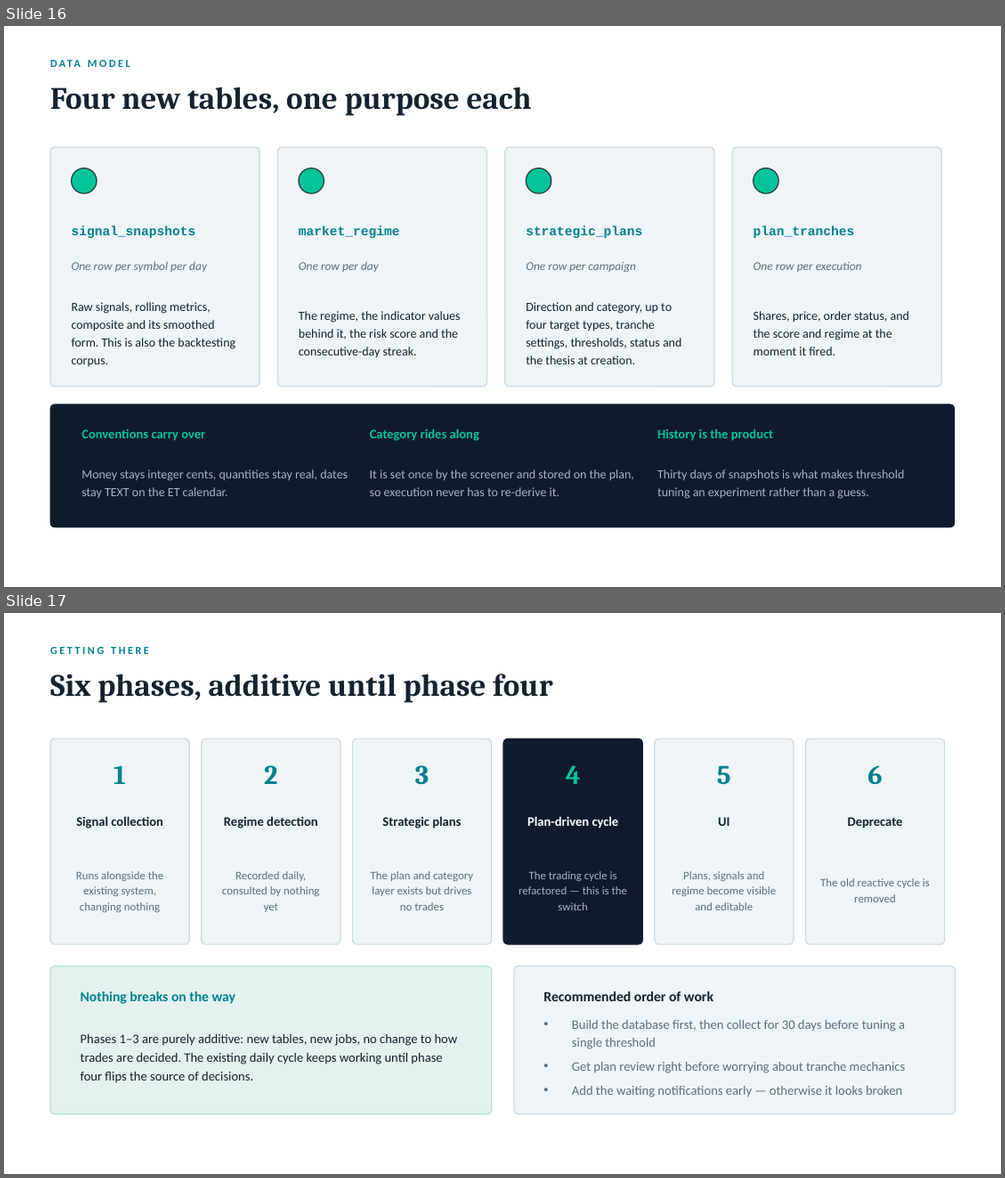
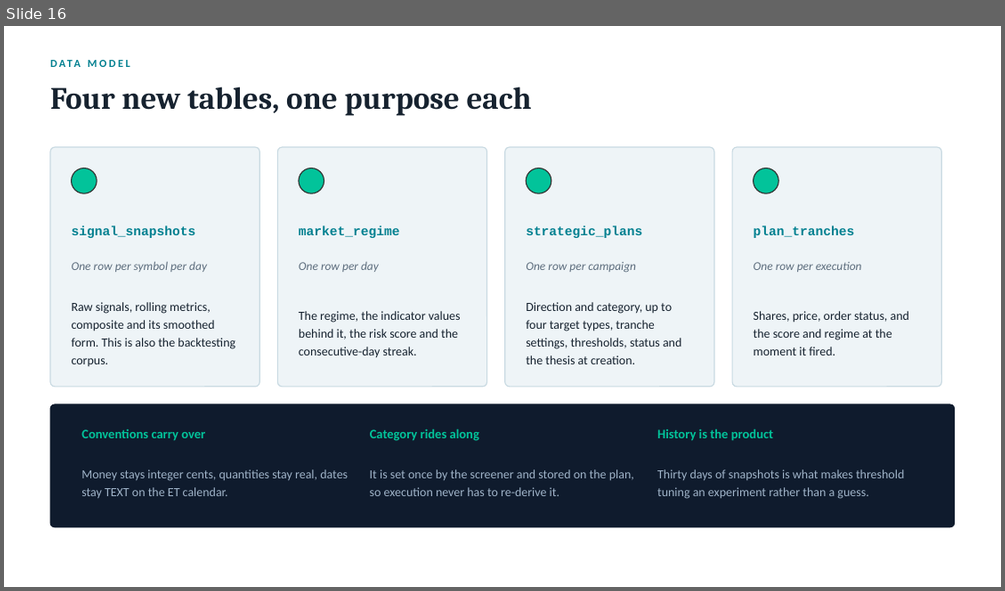
Before and after one commit to nicechester/atn-trd, a slide deck: docs/atn-trd-strategic-trading.pptx. Shown one above the other, each under a label of ours: slides 16 and 17 before the commit, slide 16 after it. The pictures are 1005x1178 and 1005x591 pixels, drawn with LibreOffice and Linux fonts; fonts in the diff are those of the drawing. Boxes give left, top, right and bottom in pixels: in the first picture for what was removed or moved away, otherwise in the second. Text is boxed around its words. In the diff, an @@ line names an element or a change of style, - is before the commit and + after.

```diff
--- a/docs/atn-trd-strategic-trading.pptx
+++ b/docs/atn-trd-strategic-trading.pptx
@@ slide 17 removed at [4,613,1001,1174], background #FFFFFF @@
@@ text removed at [50,647,149,654] @@
-GETTING THERE
@@ text removed at [50,674,552,703] @@
-Six phases, additive until phase four
@@ rounded rectangle removed at [50,738,189,944] @@
@@ rounded rectangle removed at [202,738,340,944] @@
@@ rounded rectangle removed at [353,738,492,944] @@
@@ rounded rectangle removed at [503,738,643,944] @@
@@ rounded rectangle removed at [655,738,793,944] @@
@@ rounded rectangle removed at [806,738,945,944] @@
@@ text removed at [113,765,126,784] @@
-1
@@ text removed at [264,765,277,784] @@
-2
@@ text removed at [415,765,429,785] @@
-3
@@ text removed at [566,765,581,784] @@
-4
@@ text removed at [717,765,731,785] @@
-5
@@ text removed at [867,765,882,785] @@
-6
@@ text removed at [76,816,163,828] @@
-Signal collection
@@ text removed at [224,816,317,828] @@
-Regime detection
@@ text removed at [382,816,461,828] @@
-Strategic plans
@@ text removed at [527,816,619,828] @@
-Plan-driven cycle
@@ text removed at [718,817,729,826] @@
-UI
@@ text removed at [848,817,903,828] @@
-Deprecate
@@ text removed at [76,871,163,912] @@
-Runs alongside the existing system, changing nothing
@@ text removed at [222,871,319,912] @@
-Recorded daily, consulted by nothing yet
@@ text removed at [371,871,473,910] @@
-The plan and category layer exists but drives no trades
@@ text removed at [518,871,627,910] @@
-The trading cycle is refactored — this is the switch
@@ text removed at [672,871,776,910] @@
-Plans, signals and regime become visible and editable
@@ text removed at [820,878,930,902] @@
-The old reactive cycle is removed
@@ rounded rectangle removed at [50,966,492,1114] @@
@@ rounded rectangle removed at [514,966,955,1114] @@
@@ text removed at [81,991,235,1004] @@
-Nothing breaks on the way
@@ text removed at [543,991,713,1001] @@
-Recommended order of work
@@ text removed at [81,1034,458,1083] @@
-Phases 1–3 are purely additive: new tables, new jobs, no change to how trades are decided. The existing daily cycle keeps working until phase four flips the source of decisions.
@@ text removed at [572,1020,906,1097] @@
-• Build the database first, then collect for 30 days before tuning a single threshold
-• Get plan review right before worrying about tranche mechanics
-• Add the waiting notifications early — otherwise it looks broken
```
Also in this commit, not shown: 3 slides changed, 3 slides added, 1 other slide removed, 2 other files.
